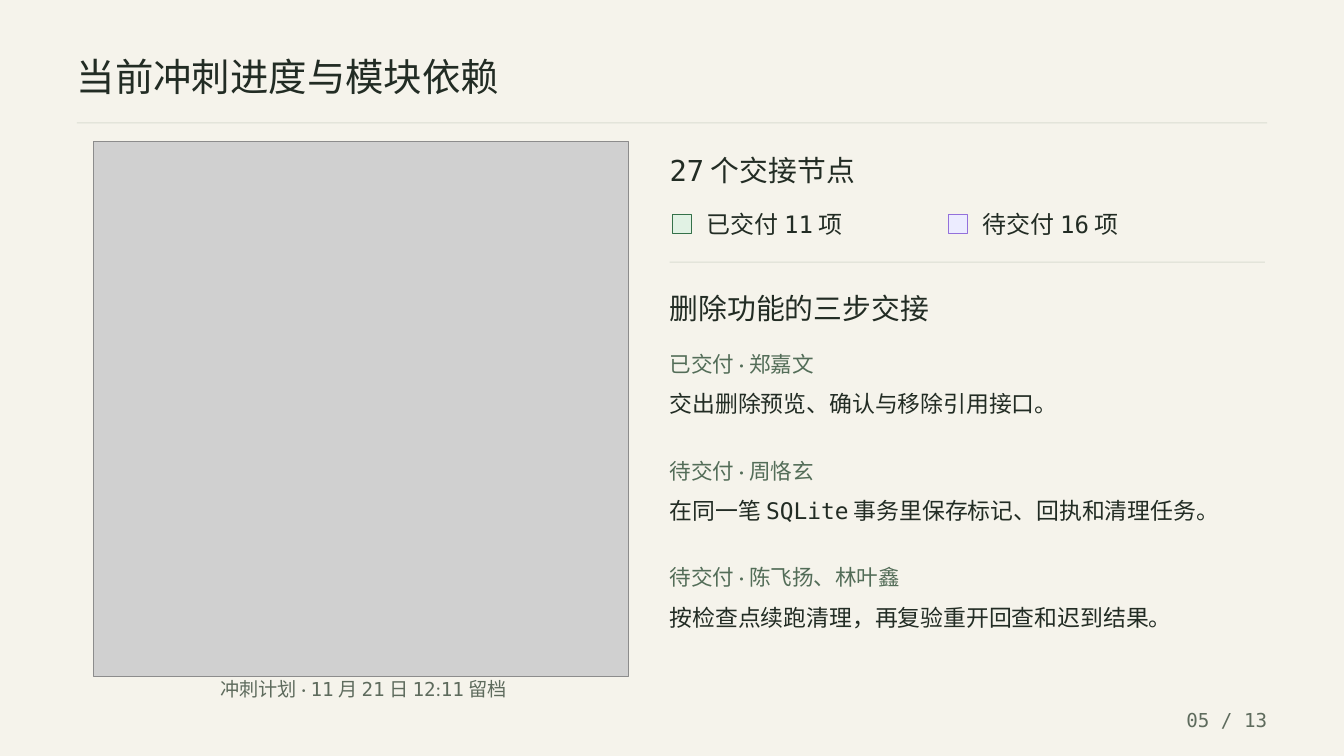
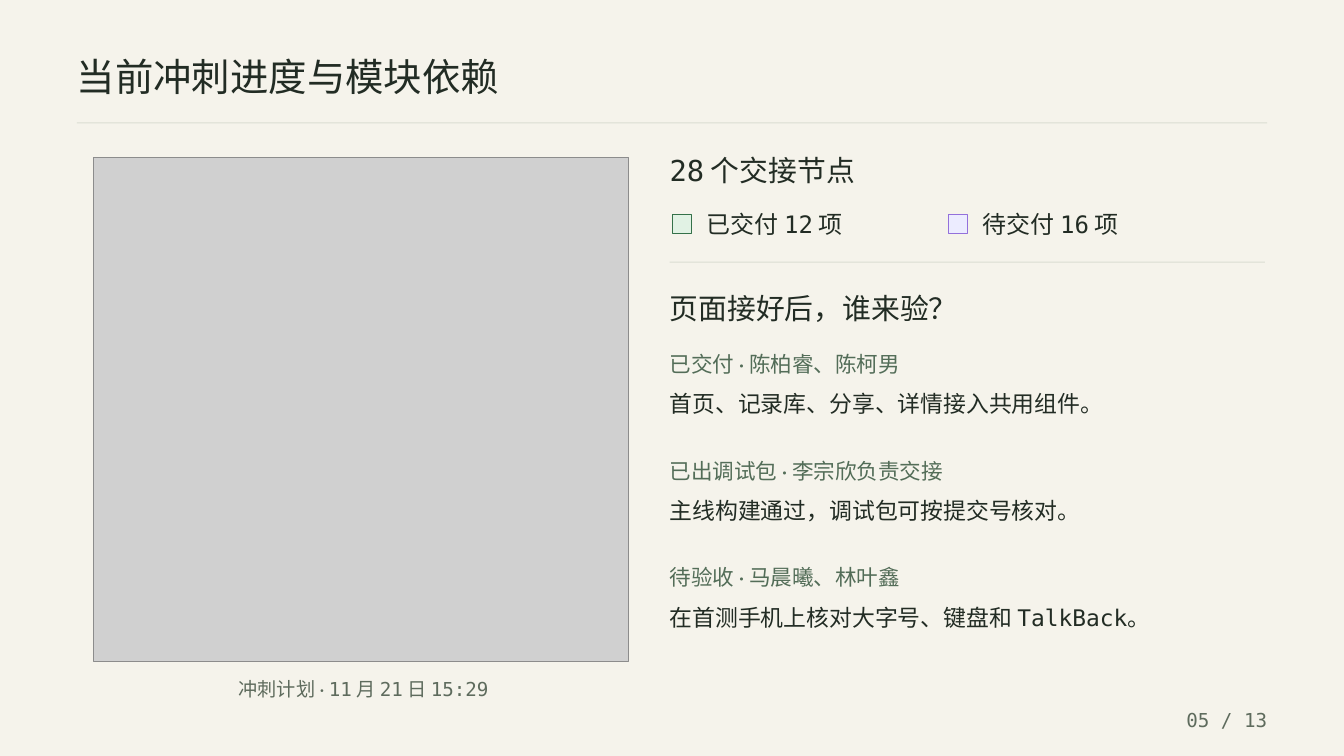
Before and after one commit to 155TuT/2601-fzu-SoftwareEngineering-YuezhongWu, a slide deck: slide 5 of homework/team/task8/ppt/叠石-Alpha冲刺答辩.pptx. Drawn at 1344x756 pixels with LibreOffice and Linux fonts; fonts in the diff are those of the drawing; grey boxes stand for pictures. Boxes give left, top, right and bottom in pixels: in the first picture for what was removed or moved away, otherwise in the second. Text is boxed around its words. In the diff, an @@ line names an element or a change of style, - is before the commit and + after.

```diff
--- a/homework/team/task8/ppt/叠石-Alpha冲刺答辩.pptx
+++ b/homework/team/task8/ppt/叠石-Alpha冲刺答辩.pptx
@@ picture: place and size @@
-picture at box(93, 142, 629, 677)
+picture at box(93, 157, 629, 661)
@@ text at box(670, 156, 855, 184): text changed @@
-27 个交接节点
+28 个交接节点
@@ text at box(707, 212, 843, 235): text changed @@
-已交付 11 项
+已交付 12 项
@@ text at box(670, 294, 958, 322): text changed @@
-删除功能的三步交接
+页面接好后，谁来验？
@@ text at box(670, 354, 899, 374): text changed @@
-已交付 · 郑嘉文
+已交付 · 陈柏睿、陈柯男
@@ text at box(670, 392, 1104, 414): text changed @@
-交出删除预览、确认与移除引用接口。
+首页、记录库、分享、详情接入共用组件。
@@ text at box(670, 460, 942, 481): text changed @@
-待交付 · 周恪玄
+已出调试包 · 李宗欣负责交接
@@ text at box(670, 499, 1081, 521): text changed @@
-在同一笔 SQLite 事务里保存标记、回执和清理任务。
+主线构建通过，调试包可按提交号核对。
@@ text at box(670, 567, 899, 587): text changed @@
-待交付 · 陈飞扬、林叶鑫
+待验收 · 马晨曦、林叶鑫
@@ text at box(670, 606, 1150, 628): text changed @@
-按检查点续跑清理，再复验重开回查和迟到结果。
+在首测手机上核对大字号、键盘和 TalkBack。
@@ text at box(239, 680, 489, 698): text changed; font Calibri to DejaVu Sans Mono @@
-冲刺计划 · 11 月 21 日 12:11 留档
+冲刺计划 · 11 月 21 日 15:29
```
Also in this commit, not shown: 6 other slides changed, 4 other files.
